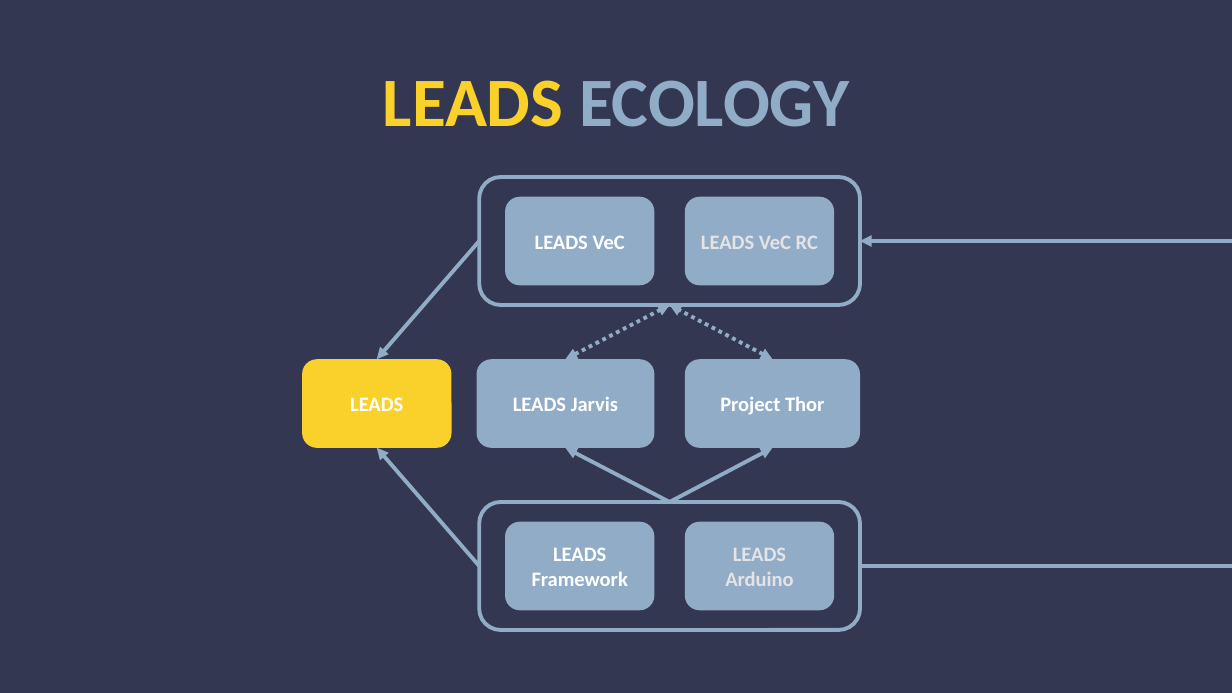
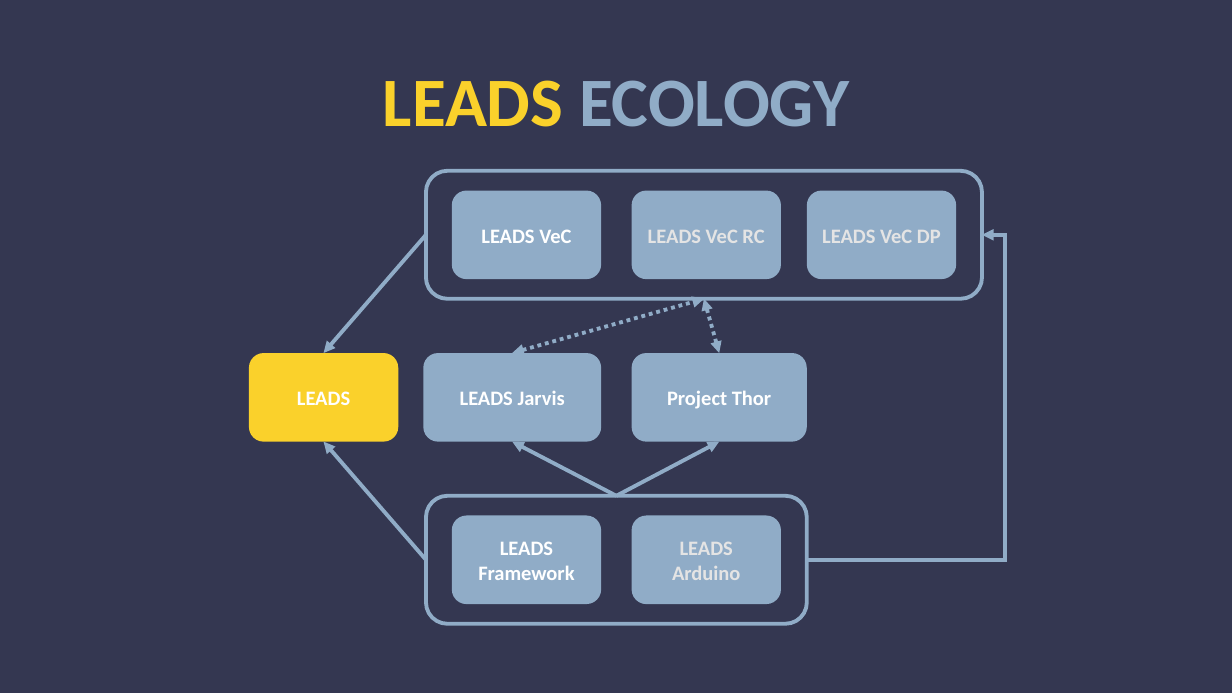
Before and after one commit to ProjectNeura/LEADS, a slide deck: slide 3 of docs/LEADS.pptx. Drawn at 1232x693 pixels with LibreOffice and Linux fonts; fonts in the diff are those of the drawing. Boxes give left, top, right and bottom in pixels: in the first picture for what was removed or moved away, otherwise in the second. Text is boxed around its words. In the diff, an @@ line names an element or a change of style, - is before the commit and + after.

Commit message:
Updated LEADS.pptx. (#316) (#340)

```diff
--- a/docs/LEADS.pptx
+++ b/docs/LEADS.pptx
@@ rounded rectangle: place and size @@
-rounded rectangle at [480, 177, 860, 306]
+rounded rectangle at [426, 171, 982, 299]
@@ rounded rectangle added at [807, 190, 957, 279], fill #90ACC7, 16 pt, text #E4E4E4, bold @@
+LEADS VeC DP
@@ elbow arrow moved from (860, 567) - (860, 241) to (807, 560) - (982, 235) @@
@@ double arrow moved from (566, 360) - (670, 305) to (512, 353) - (704, 299) @@
@@ double arrow moved from (773, 360) - (670, 305) to (719, 353) - (704, 299) @@
@@ 8 rounded rectangles, 4 arrows: place and size @@
-8 rounded rectangles, 4 arrows at [302, 197, 860, 630]
+8 rounded rectangles, 4 arrows at [249, 190, 808, 625]
```
